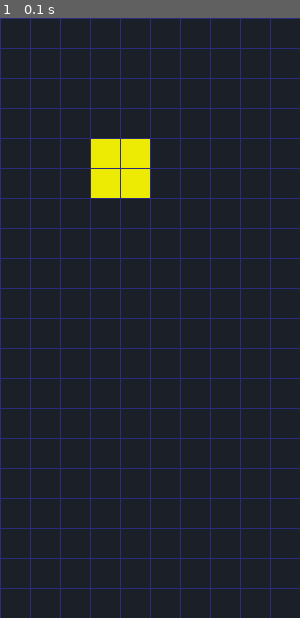
Above: before the commit, frame 1.
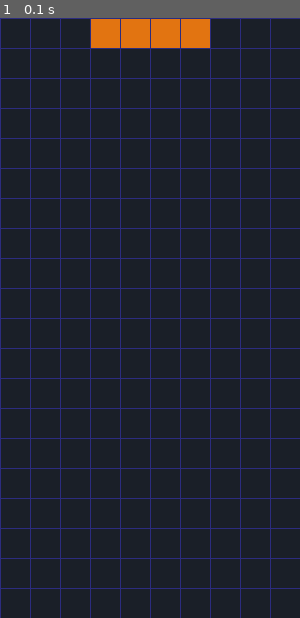
Above: after the commit, the same moment.

Repository: ChechiDev/Pygame-Tetris
Game: pygame game, started from main.py
Two runs of this game, one before a commit and one after it. Both use one fixed random seed, a clock stepped at 60 frames per second and the inputs below.
Inputs:
- Up to frame 1 (0.1 s): no input

The runs differ from the first frame. In frame 1, 3.7% of the frame differs, in the area x 30-70%, y 0-30%.

Commit message:
ADD: game.py => game class to manage the game. ADD: get_random_block, to select randomly the block to play

Diff:
--- a/block.py
+++ b/block.py
@@ -16,7 +16,7 @@
 
 
     def move(self, rows, cols):
-        """ Move the block by a given number of rows and columns """
+        """ Move the block by a given (arg) number of rows and columns """
 
         self._row_offset += rows
         self._col_offset += cols
--- a/blocks.py
+++ b/blocks.py
@@ -14,6 +14,7 @@
             2: [Position(1, 0), Position(1, 1), Position(1, 2), Position(2, 0)],
             3: [Position(0, 0), Position(0, 1), Position(1, 1), Position(2, 1)],
         }
+        self.move(0, 3) # Agregamos esto para que se inicie desde el centro
 
 
 class JBlock(Block):
@@ -26,7 +27,7 @@
             2: [Position(1, 0), Position(1, 1), Position(1, 2), Position(2, 2)],
             3: [Position(0, 1), Position(1, 1), Position(2, 0), Position(2, 1)],
         }
-
+        self.move(0, 3)
 
 class IBlock(Block):
     def __init__(self):
@@ -38,7 +39,7 @@
             2: [Position(2, 0), Position(2, 1), Position(2, 2), Position(2, 3)],
             3: [Position(0, 1), Position(1, 1), Position(2, 1), Position(3, 1)],
         }
-
+        self.move(-1, 3)
 
 class OBlock(Block):
     def __init__(self):
@@ -50,7 +51,7 @@
             2: [Position(0, 0), Position(0, 1), Position(1, 0), Position(1, 1)],
             3: [Position(0, 0), Position(0, 1), Position(1, 0), Position(1, 1)],
         }
-
+        self.move(0, 4)
 
 class SBlock(Block):
     def __init__(self):
@@ -62,7 +63,7 @@
             2: [Position(1, 1), Position(1, 2), Position(2, 0), Position(2, 1)],
             3: [Position(0, 0), Position(1, 0), Position(1, 1), Position(2, 1)],
         }
-
+        self.move(0, 3)
 
 class TBlock(Block):
     def __init__(self):
@@ -74,7 +75,7 @@
             2: [Position(1, 0), Position(1, 1), Position(1, 2), Position(2, 1)],
             3: [Position(0, 1), Position(1, 0), Position(1, 1), Position(2, 1)],
         }
-
+        self.move(0, 3)
 
 class ZBlock(Block):
     def __init__(self):
@@ -86,3 +87,4 @@
             2: [Position(1, 0), Position(1, 1), Position(2, 1), Position(2, 2)],
             3: [Position(0, 1), Position(1, 0), Position(1, 1), Position(2, 0)],
         }
+        self.move(0, 3)
--- /dev/null
+++ b/game.py
@@ -0,0 +1,38 @@
+# game.py
+
+from grid import Grid
+from blocks import *
+import random
+
+class Game():
+    """ Container class for all the elements of the game """
+    def __init__(self):
+        self._grid = Grid()
+        self._blocks = [
+            IBlock(), JBlock(), LBlock(),
+            OBlock(), SBlock(), TBlock(),
+            ZBlock()
+        ]
+        self._current_block = self.get_rdm_block() # Escoge el block actual
+        self._next_block = self.get_rdm_block() # Escoge el siguiente block
+
+
+    def _reset_blocks(self):
+        """ Reset the list of available blocks """
+
+        self._blocks = [
+            IBlock(), JBlock(), LBlock(),
+            OBlock(), SBlock(), TBlock(),
+            ZBlock()
+        ]
+
+    def get_rdm_block(self):
+        """ Returns a random block and removes it from the available blocks list """
+
+        if len(self._blocks) == 0:
+            self._reset_blocks()
+
+        block = random.choice(self._blocks)
+        self._blocks.remove(block) # Lo eliminamos de la lista para que no se repita o no esté disponible
+
+        return block
--- a/main.py
+++ b/main.py
@@ -28,8 +28,8 @@
 gg.print_grid()
 
 # Creamos el obj Blocks, para probar si se dibujan:
-block = OBlock()
-block.move(4,3) # Movemos el block a otra posicion
+block = IBlock()
+# block.move(4,3) # Movemos el block a otra posicion
 # block = ZBlock()
 
 
--- a/position.py
+++ b/position.py
@@ -1,5 +1,4 @@
 # position.py
-
 
 class Position:
     def __init__(self, row, col):
